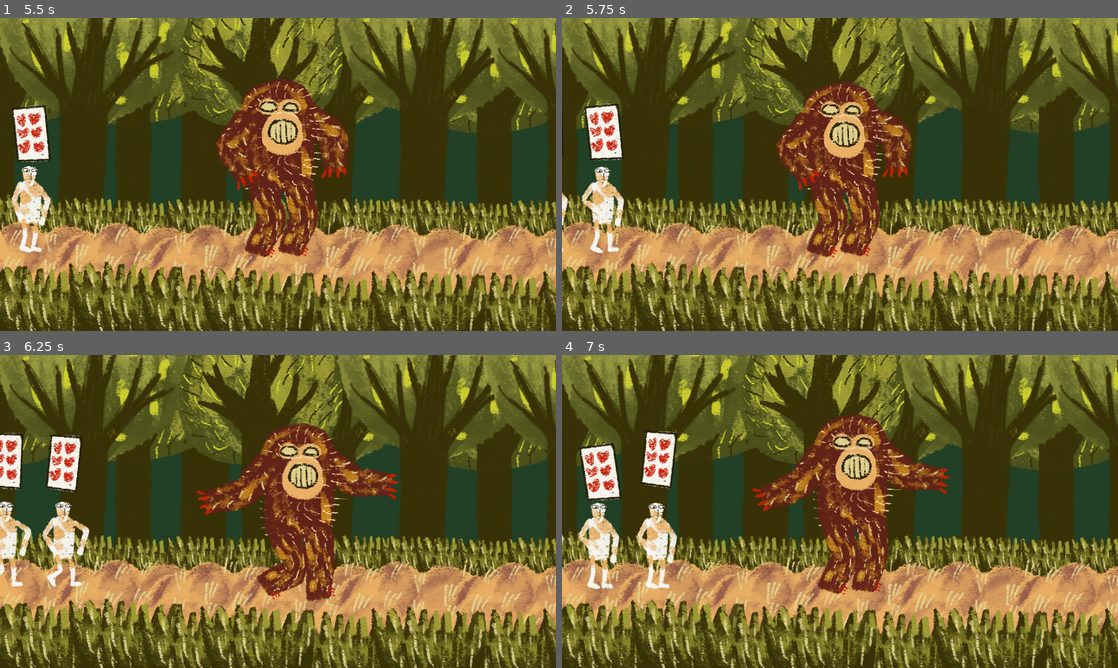
Above: before the commit, frames 1-4 (two rows, left to right).
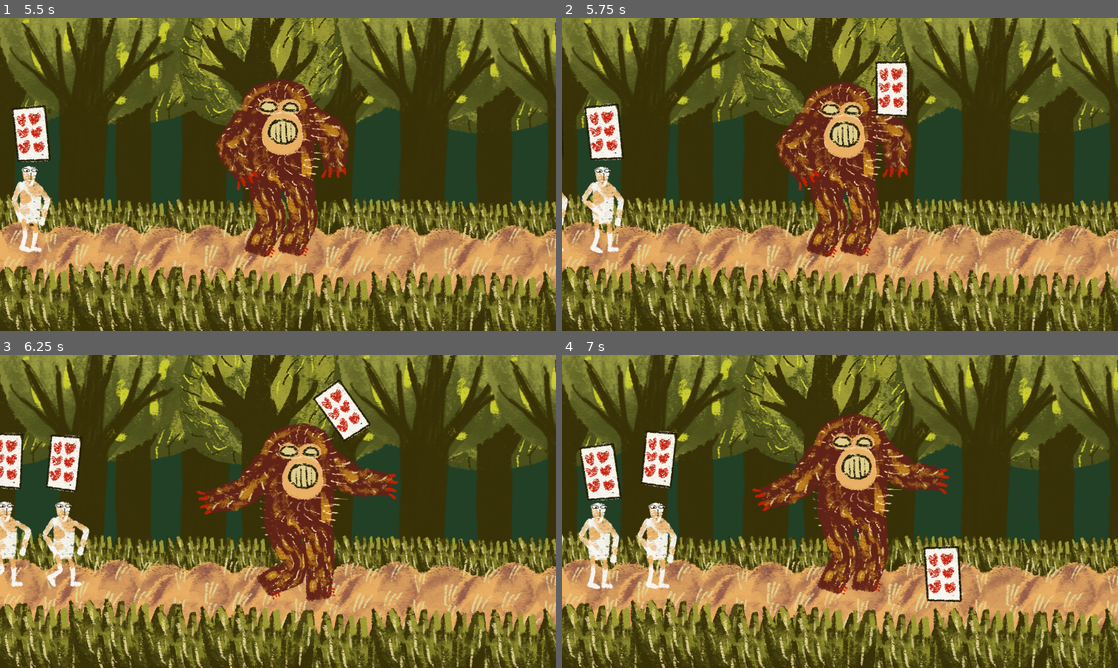
Above: after the commit, the same moments.

Repository: fguillen/The-Forest-Monster-and-the-Cards-Championship
Game: Godot game, scene res://testing/forest.tscn
The game is run twice, just before and just after one commit, with the same random seed, the same clock (stepped at 60 frames per second) and the same inputs.
Inputs:
- Up to frame 1 (5.5 s): tap Enter (ui_accept) at 0.5, 0.77, 1.52, 3.02, 3.77, 4.52 s; hold Right (ui_right) 0.53-1.28 s; hold Down (ui_down) 1.28-2.03 s; hold Right (ui_right) 2.03-2.78 s; hold Up (ui_up) 2.78-3.53 s; hold Left (ui_left) 3.53-5.03 s; hold Down (ui_down) from 5.03 s (still down)
- Up to frame 2 (5.75 s): keep holding Down (ui_down)
- Up to frame 3 (6.25 s): release Down (ui_down) at 5.78 s; hold Right (ui_right) from 5.78 s (still down); tap Enter (ui_accept) at 6.02 s
- Up to frame 4 (7 s): release Right (ui_right) at 6.53 s; hold Up (ui_up) from 6.53 s (still down); tap Enter (ui_accept) at 6.77 s

Frame 1 is identical in both runs. In frame 2, 1.0% of the frame differs, in the area x 56-63%, y 13-32%; in frame 3, 1.0%; in frame 4, 1.1%, in the area x 65-72%, y 60-80%.

Commit message:
Cards jump

Diff:
--- /dev/null
+++ b/actors/card.gd
@@ -0,0 +1,19 @@
+extends RigidBody2D
+
+@export var jump_force := 100.0
+
+func jump():
+	call_deferred("_jump_deferred")
+
+
+func _jump_deferred():
+	print("Card.jump()")
+	var actual_position = global_position
+	var current_scene = get_tree().get_current_scene()
+
+	get_parent().remove_child(self)
+	current_scene.add_child(self)
+	global_position = actual_position
+
+	freeze = false
+	apply_impulse(Vector2.UP * jump_force)
--- a/actors/card.tscn
+++ b/actors/card.tscn
@@ -1,5 +1,6 @@
-[gd_scene load_steps=6 format=3 uid="uid://hbv7khsd8fs0"]
+[gd_scene load_steps=7 format=3 uid="uid://hbv7khsd8fs0"]
 
+[ext_resource type="Script" path="res://actors/card.gd" id="1_d4c3w"]
 [ext_resource type="Texture2D" uid="uid://b3fykvuw6tta3" path="res://card_01.png" id="1_fc2g2"]
 
 [sub_resource type="RectangleShape2D" id="RectangleShape2D_gnr57"]
@@ -91,8 +92,11 @@
 }
 
 [node name="Card" type="RigidBody2D"]
+light_mask = 4
+visibility_layer = 32
 freeze = true
-freeze_mode = 1
+script = ExtResource("1_d4c3w")
+jump_force = 600.0
 
 [node name="Sprite2D" type="Sprite2D" parent="."]
 rotation = 0.216101
--- a/actors/paseant.gd
+++ b/actors/paseant.gd
@@ -1,5 +1,7 @@
 class_name Paseant
 extends CharacterBody2D
+
+signal scared()
 
 @export var speed = 100
 @export var speed_run = 300
@@ -21,3 +23,4 @@
 func scare():
 	animation_player.play("run")
 	_current_speed = speed_run
+	emit_signal("scared")
--- a/actors/paseant.tscn
+++ b/actors/paseant.tscn
@@ -598,3 +598,5 @@
 [node name="CollisionShape2D" type="CollisionShape2D" parent="."]
 position = Vector2(175, 101)
 shape = SubResource("RectangleShape2D_rqr6o")
+
+[connection signal="scared" from="." to="Card" method="jump"]
--- a/project.godot
+++ b/project.godot
@@ -31,6 +31,7 @@
 2d_render/layer_3="card"
 2d_render/layer_4="monster_scare"
 2d_render/layer_5="monster_surprise"
+2d_render/layer_6="terrain"
 2d_physics/layer_1="monster"
 2d_physics/layer_2="paseant"
 2d_physics/layer_3="card"
--- a/testing/forest.tscn
+++ b/testing/forest.tscn
@@ -12,6 +12,9 @@
 [ext_resource type="PackedScene" uid="uid://bol8dpj3j7s0x" path="res://actors/paseant.tscn" id="11_85lh6"]
 [ext_resource type="PackedScene" uid="uid://s2a7n4743ock" path="res://paseant_spawner.tscn" id="12_pby02"]
 
+[sub_resource type="RectangleShape2D" id="RectangleShape2D_5bdbm"]
+size = Vector2(2445, 160)
+
 [node name="Forest" type="Node2D"]
 position = Vector2(311, 143)
 
@@ -299,3 +302,9 @@
 
 [node name="PaseantSpawner" parent="." instance=ExtResource("12_pby02")]
 position = Vector2(-704, 171)
+
+[node name="Ground" type="StaticBody2D" parent="."]
+
+[node name="CollisionShape2D" type="CollisionShape2D" parent="Ground"]
+position = Vector2(497.5, 498)
+shape = SubResource("RectangleShape2D_5bdbm")
--- /dev/null
+++ b/testing/scene_test_card.tscn
@@ -0,0 +1,123 @@
+[gd_scene load_steps=9 format=3 uid="uid://d3788ur7vi5u2"]
+
+[ext_resource type="PackedScene" uid="uid://hbv7khsd8fs0" path="res://actors/card.tscn" id="1_2espr"]
+[ext_resource type="PackedScene" uid="uid://bol8dpj3j7s0x" path="res://actors/paseant.tscn" id="2_dhd03"]
+[ext_resource type="PackedScene" uid="uid://bp1g6f2qxumcn" path="res://actors/monster_riggid_3.tscn" id="3_sxduw"]
+
+[sub_resource type="SkeletonModification2DCCDIK" id="SkeletonModification2DCCDIK_8pplh"]
+resource_local_to_scene = true
+target_nodepath = NodePath("../../TargetArmRight")
+tip_nodepath = NodePath("Hip/ArmRight/ForearmRight/ArmRightTip")
+ccdik_data_chain_length = 2
+joint_data/0/bone_index = 4
+joint_data/0/bone2d_node = NodePath("Hip/ArmRight/ForearmRight")
+joint_data/0/rotate_from_joint = false
+joint_data/0/enable_constraint = true
+joint_data/0/constraint_angle_min = -140.377
+joint_data/0/constraint_angle_max = 360.0
+joint_data/0/constraint_angle_invert = false
+joint_data/0/constraint_in_localspace = true
+joint_data/0/editor_draw_gizmo = true
+joint_data/1/bone_index = 3
+joint_data/1/bone2d_node = NodePath("Hip/ArmRight")
+joint_data/1/rotate_from_joint = false
+joint_data/1/enable_constraint = false
+joint_data/1/editor_draw_gizmo = true
+
+[sub_resource type="SkeletonModification2DCCDIK" id="SkeletonModification2DCCDIK_h7imi"]
+resource_local_to_scene = true
+target_nodepath = NodePath("../../TargetArmLeft")
+tip_nodepath = NodePath("Hip/ArmLeft/ForearmLeft/ArmLeftTip")
+ccdik_data_chain_length = 2
+joint_data/0/bone_index = 7
+joint_data/0/bone2d_node = NodePath("Hip/ArmLeft/ForearmLeft")
+joint_data/0/rotate_from_joint = false
+joint_data/0/enable_constraint = true
+joint_data/0/constraint_angle_min = 27.169
+joint_data/0/constraint_angle_max = 147.169
+joint_data/0/constraint_angle_invert = false
+joint_data/0/constraint_in_localspace = true
+joint_data/0/editor_draw_gizmo = true
+joint_data/1/bone_index = 6
+joint_data/1/bone2d_node = NodePath("Hip/ArmLeft")
+joint_data/1/rotate_from_joint = false
+joint_data/1/enable_constraint = false
+joint_data/1/editor_draw_gizmo = true
+
+[sub_resource type="SkeletonModification2DCCDIK" id="SkeletonModification2DCCDIK_mgbyr"]
+resource_local_to_scene = true
+target_nodepath = NodePath("../../TargetLegRight")
+tip_nodepath = NodePath("Hip/LegRight/CalfRight/LegRightTip")
+ccdik_data_chain_length = 2
+joint_data/0/bone_index = 10
+joint_data/0/bone2d_node = NodePath("Hip/LegRight/CalfRight")
+joint_data/0/rotate_from_joint = false
+joint_data/0/enable_constraint = true
+joint_data/0/constraint_angle_min = -12.395
+joint_data/0/constraint_angle_max = 96.657
+joint_data/0/constraint_angle_invert = true
+joint_data/0/constraint_in_localspace = true
+joint_data/0/editor_draw_gizmo = true
+joint_data/1/bone_index = 9
+joint_data/1/bone2d_node = NodePath("Hip/LegRight")
+joint_data/1/rotate_from_joint = false
+joint_data/1/enable_constraint = false
+joint_data/1/editor_draw_gizmo = true
+
+[sub_resource type="SkeletonModification2DCCDIK" id="SkeletonModification2DCCDIK_p70xl"]
+resource_local_to_scene = true
+target_nodepath = NodePath("../../TargetLegLeft")
+tip_nodepath = NodePath("Hip/LegLeft/CalfLeft/LegLeftTip")
+ccdik_data_chain_length = 2
+joint_data/0/bone_index = 13
+joint_data/0/bone2d_node = NodePath("Hip/LegLeft/CalfLeft")
+joint_data/0/rotate_from_joint = false
+joint_data/0/enable_constraint = true
+joint_data/0/constraint_angle_min = 4.528
+joint_data/0/constraint_angle_max = 129.057
+joint_data/0/constraint_angle_invert = false
+joint_data/0/constraint_in_localspace = true
+joint_data/0/editor_draw_gizmo = true
+joint_data/1/bone_index = 12
+joint_data/1/bone2d_node = NodePath("Hip/LegLeft")
+joint_data/1/rotate_from_joint = false
+joint_data/1/enable_constraint = false
+joint_data/1/editor_draw_gizmo = true
+
+[sub_resource type="SkeletonModificationStack2D" id="SkeletonModificationStack2D_a75j7"]
+resource_local_to_scene = true
+enabled = true
+modification_count = 4
+modifications/0 = SubResource("SkeletonModification2DCCDIK_8pplh")
+modifications/1 = SubResource("SkeletonModification2DCCDIK_h7imi")
+modifications/2 = SubResource("SkeletonModification2DCCDIK_mgbyr")
+modifications/3 = SubResource("SkeletonModification2DCCDIK_p70xl")
+
+[node name="SceneTest_Card" type="Node2D"]
+
+[node name="Node2D" type="Node2D" parent="."]
+
+[node name="Card" parent="Node2D" instance=ExtResource("1_2espr")]
+position = Vector2(532, 142)
+gravity_scale = 2.0
+jump_force = 600.0
+
+[node name="Paseant" parent="." instance=ExtResource("2_dhd03")]
+position = Vector2(-91, 185)
+
+[node name="Skeleton2D" parent="Paseant/Polygons" index="12"]
+modification_stack = SubResource("SkeletonModificationStack2D_a75j7")
+
+[node name="MonsterRiggid3" parent="." instance=ExtResource("3_sxduw")]
+
+[node name="Button" type="Button" parent="."]
+offset_left = 244.0
+offset_top = 153.0
+offset_right = 292.0
+offset_bottom = 184.0
+text = "jump"
+
+[connection signal="pressed" from="Button" to="Node2D/Card" method="jump"]
+[connection signal="pressed" from="Button" to="Paseant/Card" method="jump"]
+
+[editable path="Paseant"]
--- a/testing/scene_test_monster_and_paseant.tscn
+++ b/testing/scene_test_monster_and_paseant.tscn
@@ -8,5 +8,5 @@
 [node name="MonsterRiggid3" parent="." instance=ExtResource("1_lpnjs")]
 
 [node name="Paseant" parent="MonsterRiggid3" instance=ExtResource("2_84sdc")]
-position = Vector2(434, 199)
+position = Vector2(436, 196)
 speed = 0
Not shown: 1 places in testing/forest.tscn that only renumber resources
